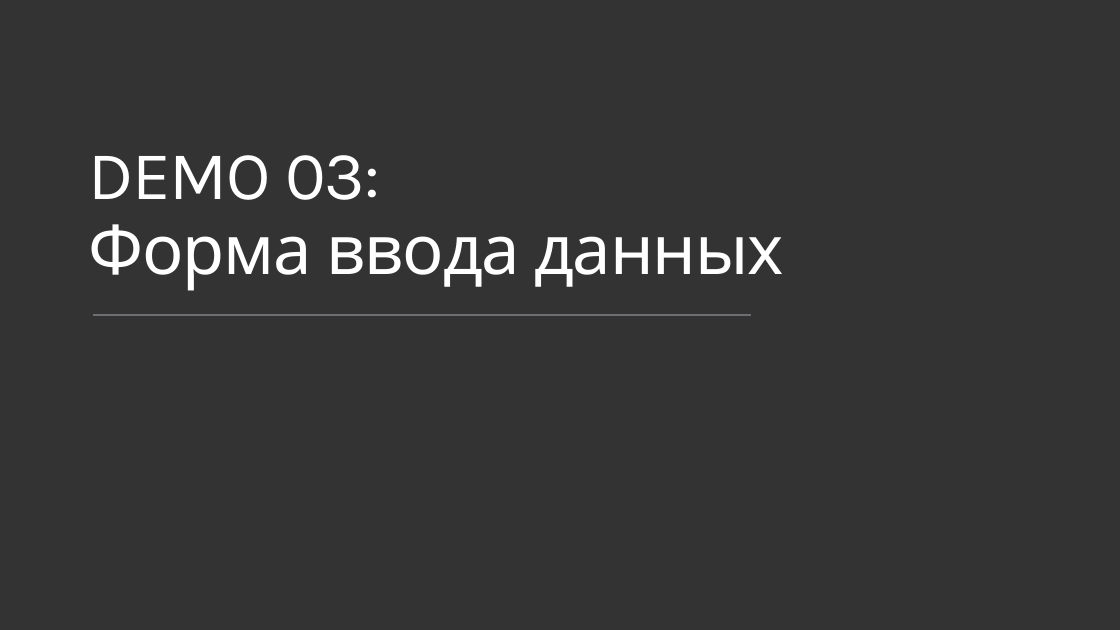
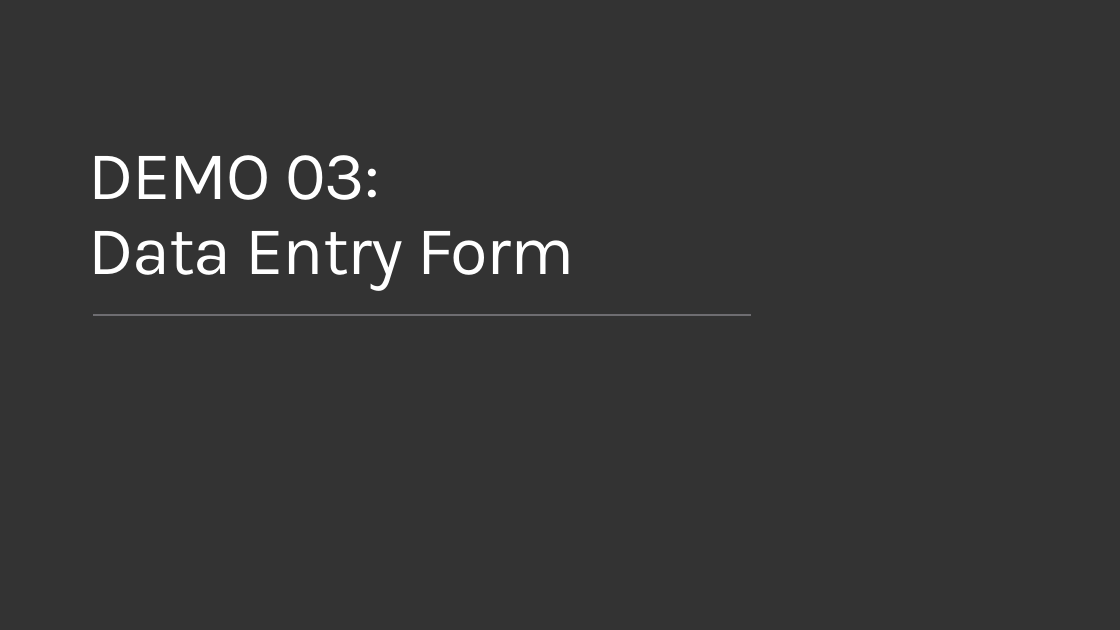
Before and after one commit to evangelism/Win10UWPCourse, a slide deck: slide 6 of 01. Introduction to UWP/1a. XAML Controls.pptx. Drawn at 1120x630 pixels with LibreOffice and Linux fonts; fonts in the diff are those of the drawing; background and template pictures are left out. Boxes give left, top, right and bottom in pixels: in the first picture for what was removed or moved away, otherwise in the second. Text is boxed around its words. In the diff, an @@ line names an element or a change of style, - is before the commit and + after.

```diff
--- a/01. Introduction to UWP/1a. XAML Controls.pptx
+++ b/01. Introduction to UWP/1a. XAML Controls.pptx
@@ title at [88,155,574,290]: text changed @@
-DEMO 03:
-Форма ввода данных
+DEMO 03:
+Data Entry Form
```
Also in this commit, not shown: 10 other slides changed, 1 slide added, 1 slide removed, 15 other files.
